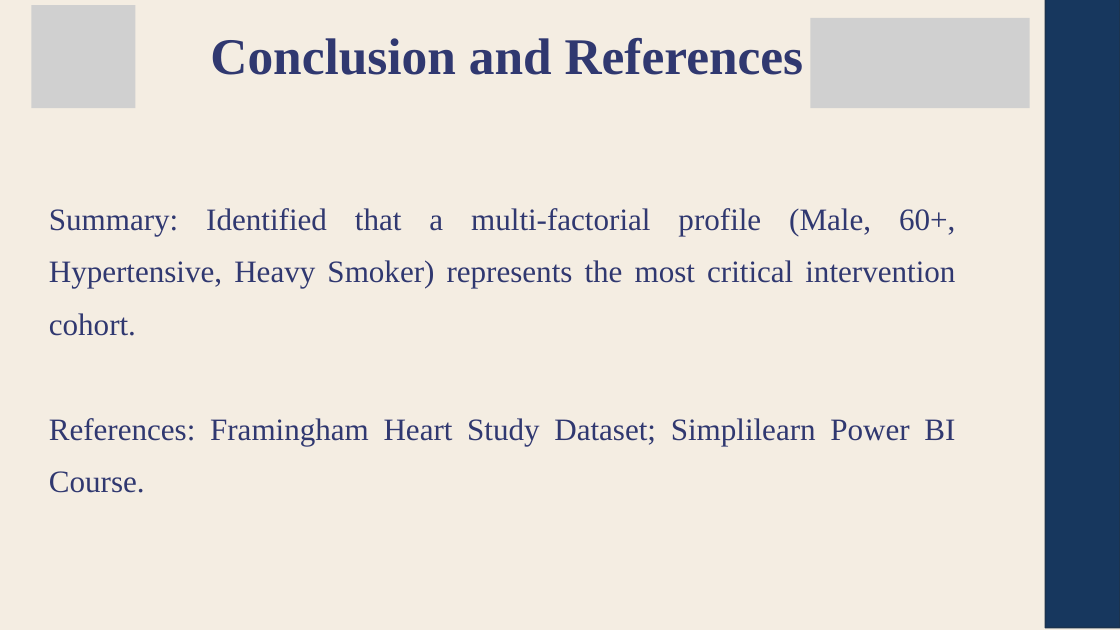
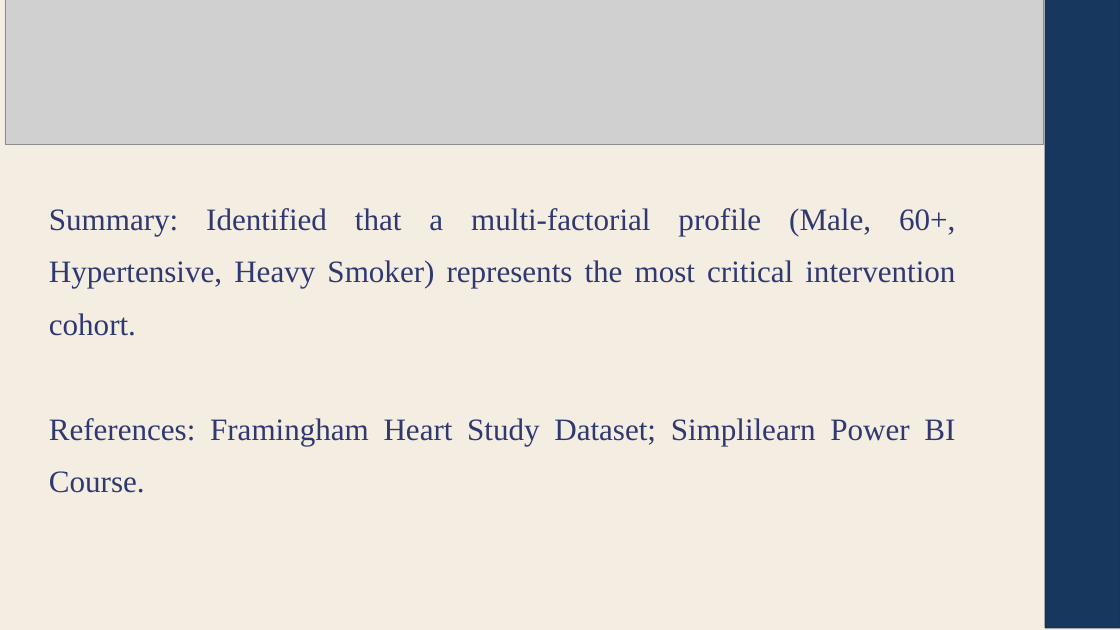
Before and after one commit to 24BAD405-Nishanth/24ADI204_DSV_Team14, a slide deck: slide 20 of FinalPresentation/Team-14-DSV.pptx. Drawn at 1120x630 pixels with LibreOffice and Linux fonts; fonts in the diff are those of the drawing; grey boxes stand for pictures. Boxes give left, top, right and bottom in pixels: in the first picture for what was removed or moved away, otherwise in the second. Text is boxed around its words. In the diff, an @@ line names an element or a change of style, - is before the commit and + after.

```diff
--- a/FinalPresentation/Team-14-DSV.pptx
+++ b/FinalPresentation/Team-14-DSV.pptx
@@ picture added at [5, 0, 1044, 144] @@
@@ picture removed at [31, 5, 136, 108] @@
@@ picture removed at [810, 18, 1030, 108] @@
@@ text removed at [210, 38, 804, 75] @@
-Conclusion and References
```
Also in this commit, not shown: 16 other slides changed, 1 slide added, 1 slide removed.
